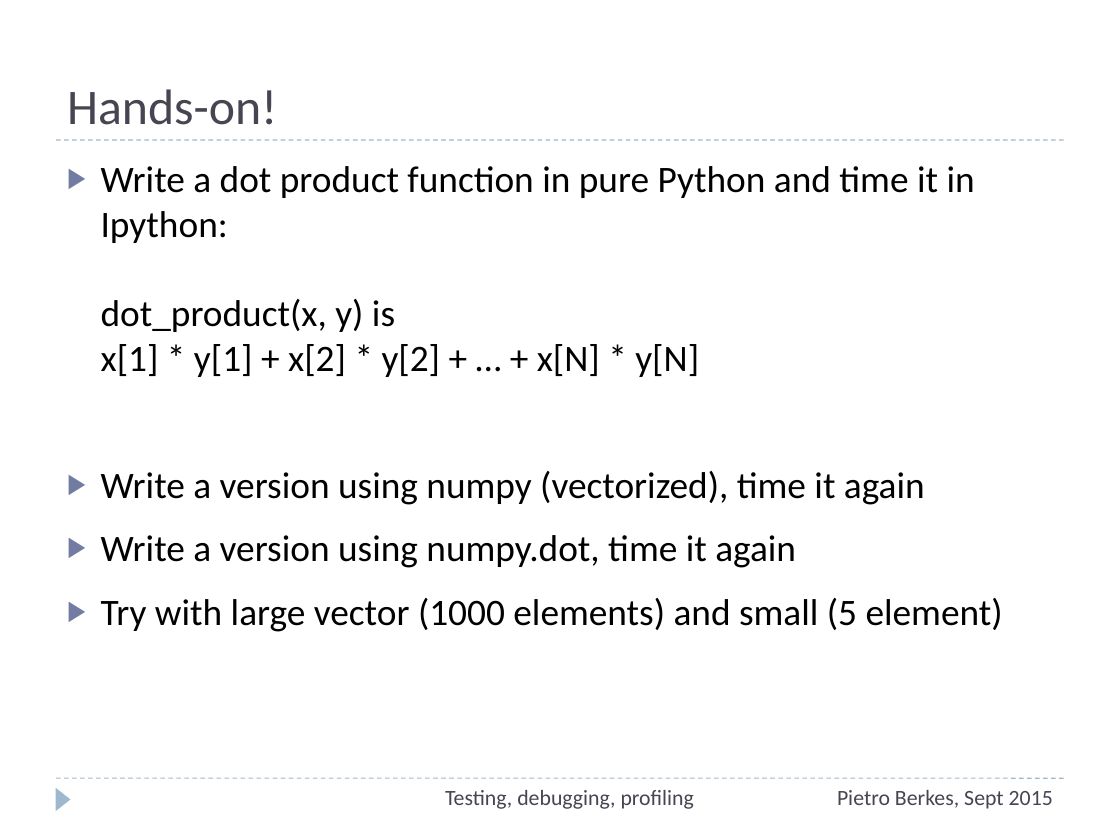
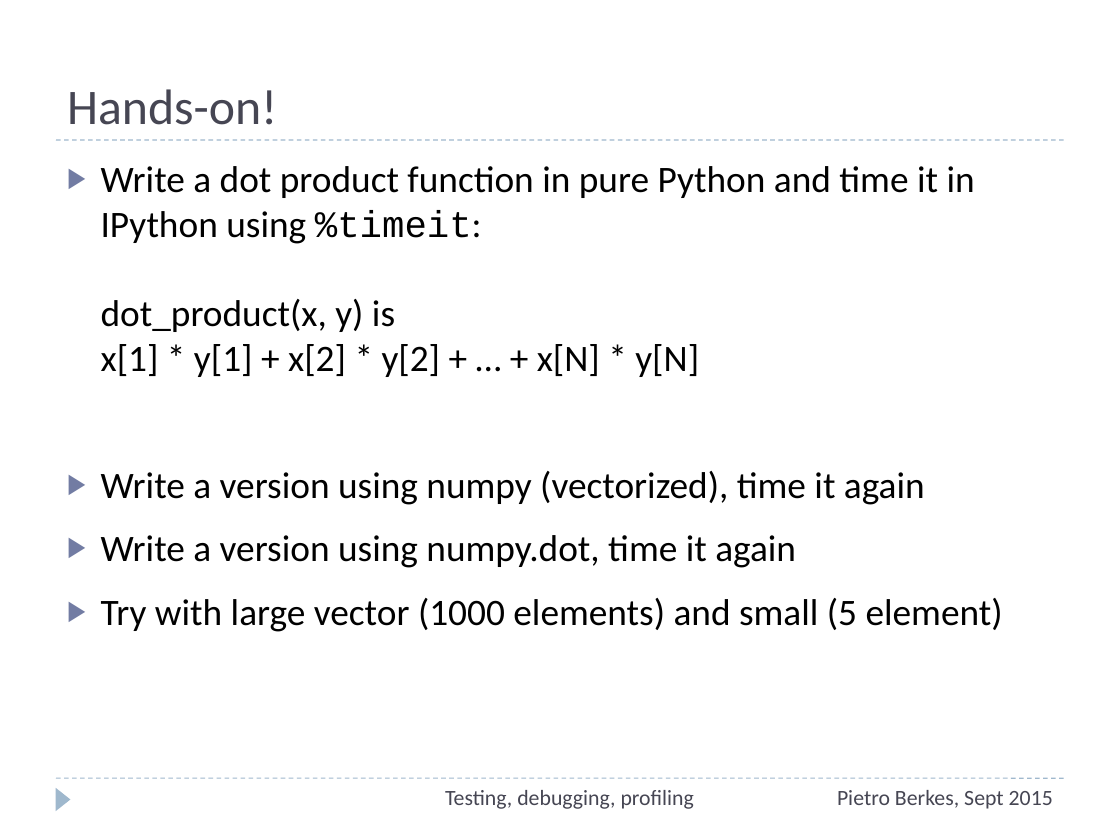
Before and after one commit to ASPP/testing_debugging_profiling, a slide deck: slide 67 of testing-debugging-profiling.pptx (slide 66 before the commit). Drawn at 1120x840 pixels with LibreOffice and Linux fonts; fonts in the diff are those of the drawing. Boxes give left, top, right and bottom in pixels: in the first picture for what was removed or moved away, otherwise in the second. Text is boxed around its words. In the diff, an @@ line names an element or a change of style, - is before the commit and + after.

```diff
--- a/testing-debugging-profiling.pptx
+++ b/testing-debugging-profiling.pptx
@@ text at bbox=[101, 166, 975, 377]: text changed @@
-▶ Write a dot product function in pure Python and time it in Ipython:
-  dot_product(x, y) is
-  x[1] * y[1] + x[2] * y[2] + … + x[N] * y[N]
+▶ Write a dot product function in pure Python and time it in IPython using %timeit:
+  dot_product(x, y) is
+  x[1] * y[1] + x[2] * y[2] + … + x[N] * y[N]
```
Also in this commit, not shown: 9 other slides changed, 1 slide added, 1 slide removed.
